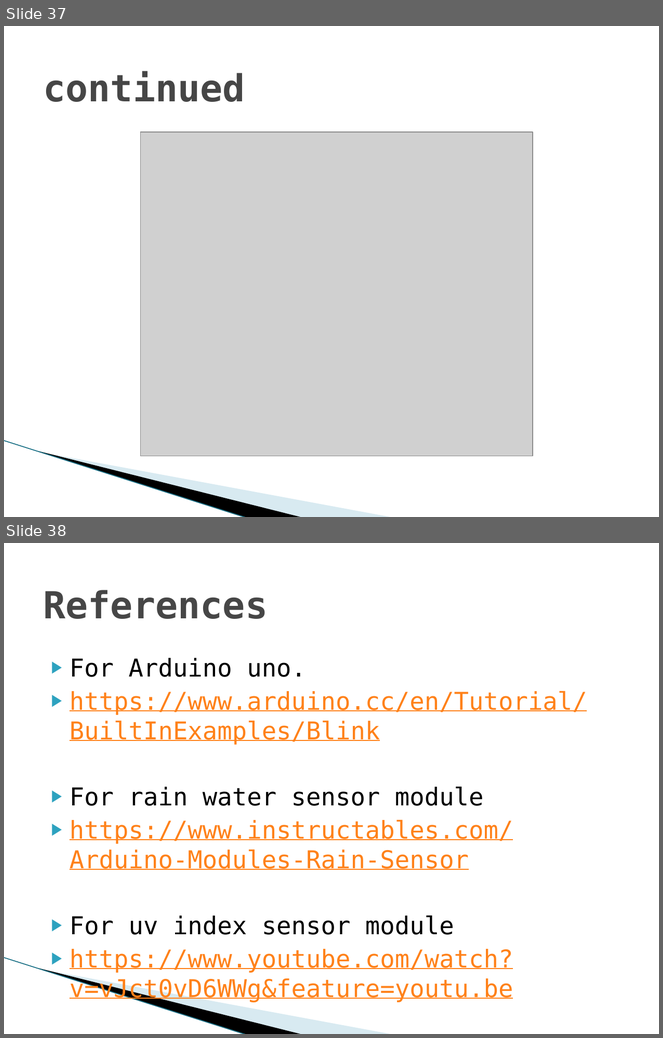
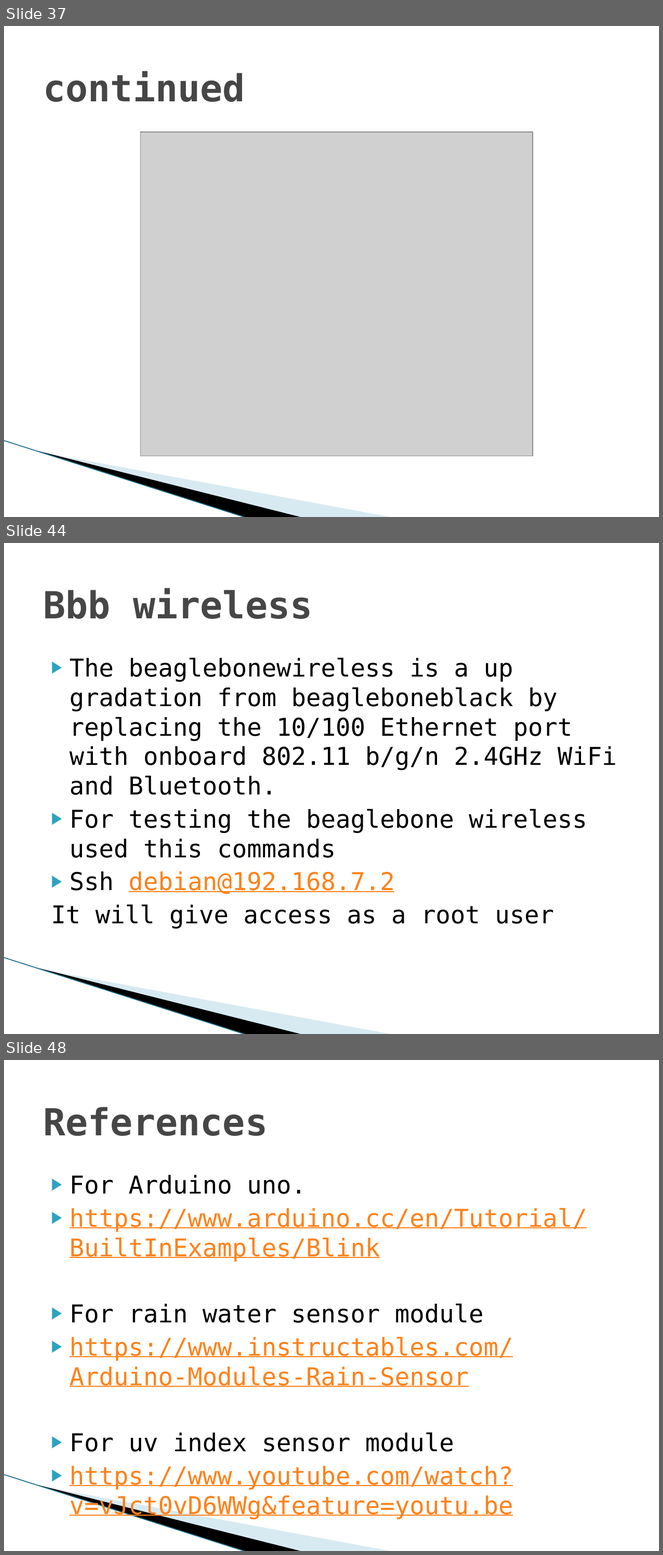
Before and after one commit to Group-1-winter-2021/ESE4009_2, a slide deck: Testing the hardware components.pptx. Shown one above the other, each under a label of ours: slides 37 and 38 before the commit, slides 37, 44 and 48 after it; the slides between them are not shown. The pictures are 663x1038 and 663x1555 pixels, drawn with LibreOffice and Linux fonts; fonts in the diff are those of the drawing; grey boxes stand for pictures; background and template pictures are left out. Boxes give left, top, right and bottom in pixels: in the first picture for what was removed or moved away, otherwise in the second. Text is boxed around its words. In the diff, an @@ line names an element or a change of style, - is before the commit and + after.

Commit message:
Add files via upload
the final file of testing the hardware components after receiving beaglebone wireless and dht11 sensor

```diff
--- a/Testing the hardware components.pptx
+++ b/Testing the hardware components.pptx
@@ slide 44 added at [4,543,659,1034], background #FFFFFF; not listed: 3 template elements that a slide beside it also shows @@
@@ title added at [43,588,312,619], 41 pt, text #464646, bold @@
+Bbb wireless
@@ text added at [51,657,617,929], 27 pt, text #000000 @@
+▶ The beaglebonewireless is a up gradation from beagleboneblack by replacing the 10/100 Ethernet port with onboard 802.11 b/g/n 2.4GHz WiFi and Bluetooth.
+▶ For testing the beaglebone wireless used this commands
+▶ Ssh debian@192.168.7.2
+It will give access as a root user
@@ what was slide 38 is now slide 48 @@
```
Also in this commit, not shown: 1 slide changed, 10 other slides added.
